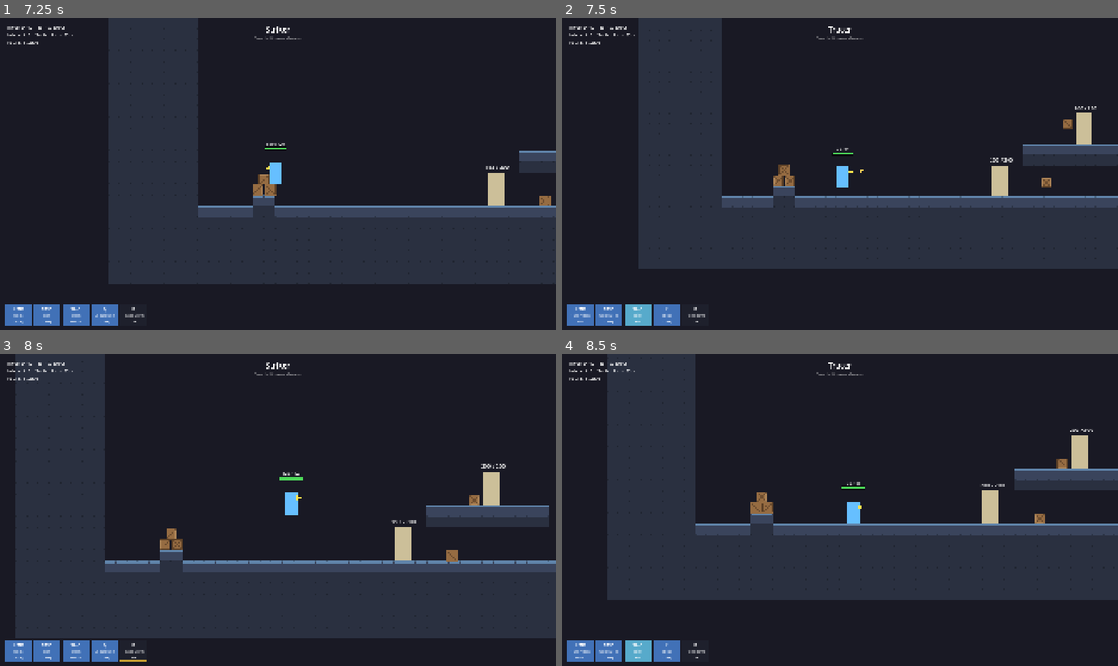
Above: before the commit, frames 1-4 (two rows, left to right).
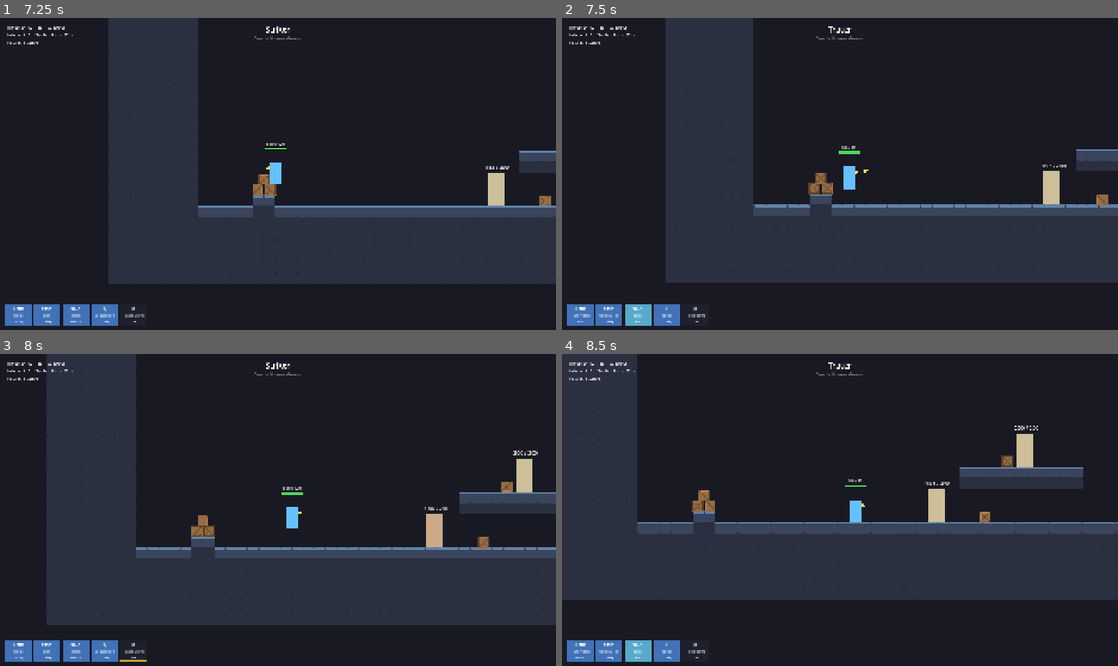
Above: after the commit, the same moments.

Repository: Trashpanda-GameDev/ow-roguelite
Game: Godot game, scene res://scenes/main.tscn
Two runs of this game, one before a commit and one after it. Both use one fixed random seed, a clock stepped at 60 frames per second and the inputs below.
Inputs (mouse positions are in pixels of both pictures, inside the frame that each line leads up to):
- Up to frame 1 (7.25 s): tap Enter at 0.5 s; move the mouse to (400, 158) at 0.52 s; hold D (move_right) 0.53-2.03 s; tap Tab (switch_character) at 0.6, 1.55, 2.3, 3.05, 3.8, 4.55, 5.3, 5.85, 6.8 s; click (400, 158) at 0.67 s; tap Space (jump) at 0.77, 1.52, 3.02, 3.77, 4.52, 6.02, 6.77 s; move the mouse to (166, 189) at 1.27 s; tap Q (ability_1) at 1.35 s; move the mouse to (333, 105) at 2.02 s; hold A (move_left) 2.03-2.78 s; tap E (ability_2) at 2.1 s; move the mouse to (250, 236) at 2.77 s; hold D (move_right) 2.78-4.28 s; click (250, 236) at 2.85 s; move the mouse to (444, 220) at 3.52 s; right-click (444, 220) at 3.6 s; move the mouse to (111, 127) at 4.27 s; hold A (move_left) 4.28-5.03 s; tap Shift (dash) at 4.35 s; move the mouse to (305, 174) at 5.02 s; hold D (move_right) 5.03-5.78 s; tap F (interact) at 5.1 s; click (305, 174) at 5.17 s; move the mouse to (194, 96) at 5.77 s; hold A (move_left) from 5.78 s (still down); move the mouse to (400, 158) at 6.52 s; tap R (ultimate) at 6.6 s
- Up to frame 2 (7.5 s): move the mouse to (728, 189) at 7.27 s; release A (move_left) at 7.28 s; hold D (move_right) from 7.28 s (still down); tap 1 at 7.35 s; click (728, 189) at 7.42 s
- Up to frame 3 (8 s): keep holding D (move_right); tap Space (jump) at 7.52 s; tap Tab (switch_character) at 7.55 s
- Up to frame 4 (8.5 s): keep holding D (move_right); move the mouse to (895, 441) at 8.02 s; tap 2 at 8.1 s; tap Tab (switch_character) at 8.3 s

Frame 1 is identical in both runs. In frame 2, 18% of the frame differs, in the area x 13-100%, y 0-85%; in frame 3, 23%, in the area x 2-100%, y 0-92%; in frame 4, 17%.

Commit message:
Hotswap player1 hero

Diff:
--- a/scripts/core/main.gd
+++ b/scripts/core/main.gd
@@ -65,8 +65,10 @@
 		KEY_V: _toggle_split()
 
 func _swap_p1(hero_id: StringName) -> void:
-	Players.set_hero(0, hero_id)
-	get_tree().reload_current_scene()
+	if Players.players.size() > 0 and is_instance_valid(Players.players[0]):
+		Players.players[0].swap_to(hero_id)
+	else:
+		Players.set_hero(0, hero_id)
 
 func _toggle_split() -> void:
 	GameManager.split_screen = not GameManager.split_screen
--- a/scripts/player/player.gd
+++ b/scripts/player/player.gd
@@ -72,8 +72,11 @@
 	if list.is_empty():
 		return
 	var cur: StringName = hero.id if hero else &""
-	var next_id: StringName = list[(list.find(cur) + 1) % list.size()]
-	var new_hero := load("res://resources/heroes/%s.tres" % next_id) as Hero
+	swap_to(list[(list.find(cur) + 1) % list.size()])
+
+## Hot-swap this player to a specific hero (no reload).
+func swap_to(hero_id: StringName) -> void:
+	var new_hero := load("res://resources/heroes/%s.tres" % hero_id) as Hero
 	if new_hero == null:
 		return
 	_active_effect = null
@@ -81,7 +84,7 @@
 	_apply_hero()
 	var pidx := int(get_meta(&"player_index", -1))
 	if pidx >= 0:
-		Players.set_hero(pidx, next_id)
+		Players.set_hero(pidx, hero_id)
 	EventBus.player_spawned.emit(self) # HUD/banner rebind to the new kit
 
 func _apply_hero() -> void:
